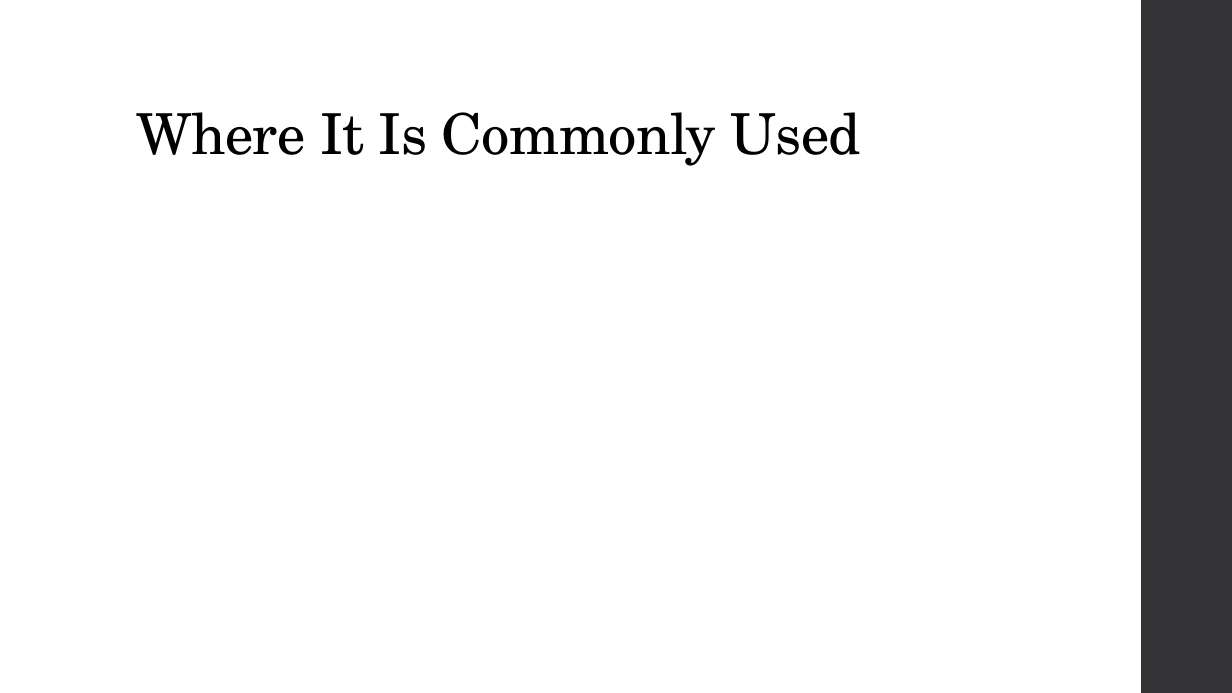
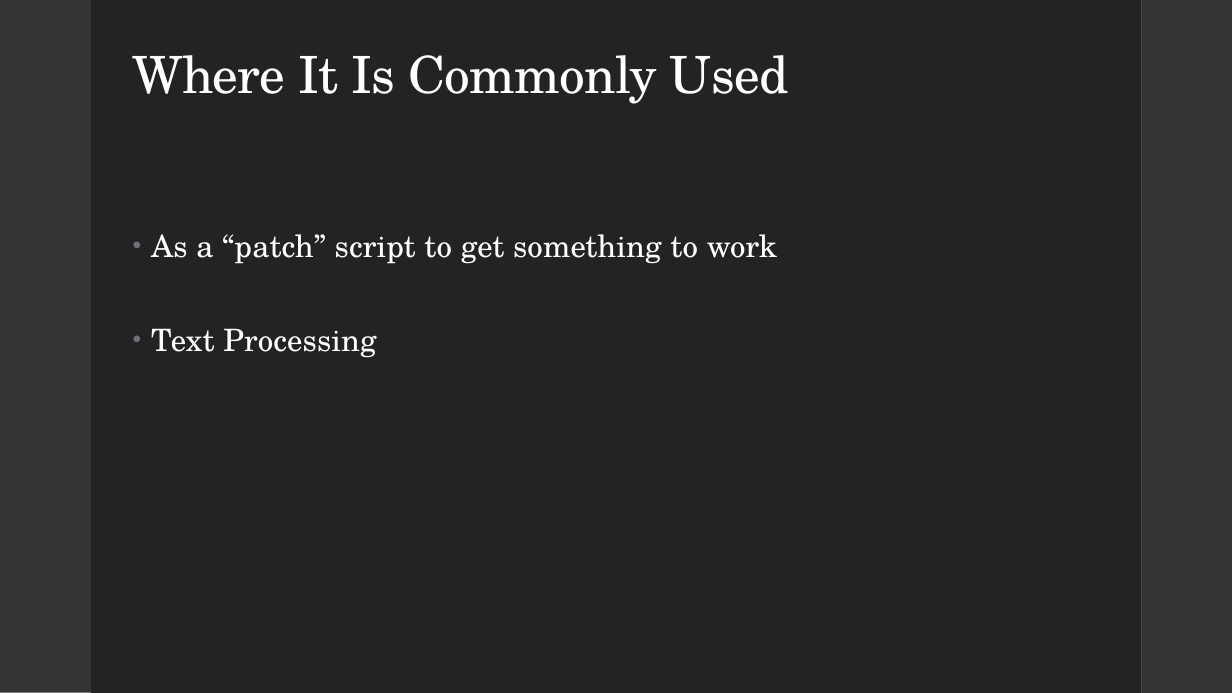
Before and after one commit to dustinc555/csc416-Project, a slide deck: slide 4 of Pitch materials/Pitch.pptx. Drawn at 1232x693 pixels with LibreOffice and Linux fonts; fonts in the diff are those of the drawing. Boxes give left, top, right and bottom in pixels: in the first picture for what was removed or moved away, otherwise in the second. Text is boxed around its words. In the diff, an @@ line names an element or a change of style, - is before the commit and + after.

Commit message:
Changed Theme, finished my slides

```diff
--- a/Pitch materials/Pitch.pptx
+++ b/Pitch materials/Pitch.pptx
@@ rectangle added at [0, 0, 1141, 693], fill #FFFFFF @@
@@ rectangle added at [0, 0, 91, 693], fill #353537 @@
@@ rectangle added at [91, 0, 1141, 693], fill #232325 @@
@@ title "Where It Is Commonly Used" at [133, 55, 789, 104]: size 44 to 40 pt, text colour #000000 to #FFFFFF; vertical alignment bottom to middle @@
@@ text added at [151, 234, 777, 358], 24 pt, text #FFFFFF @@
+• As a “patch” script to get something to work
+• Text Processing
```
Also in this commit, not shown: 7 other slides changed, 1 slide added, 1 slide removed.
